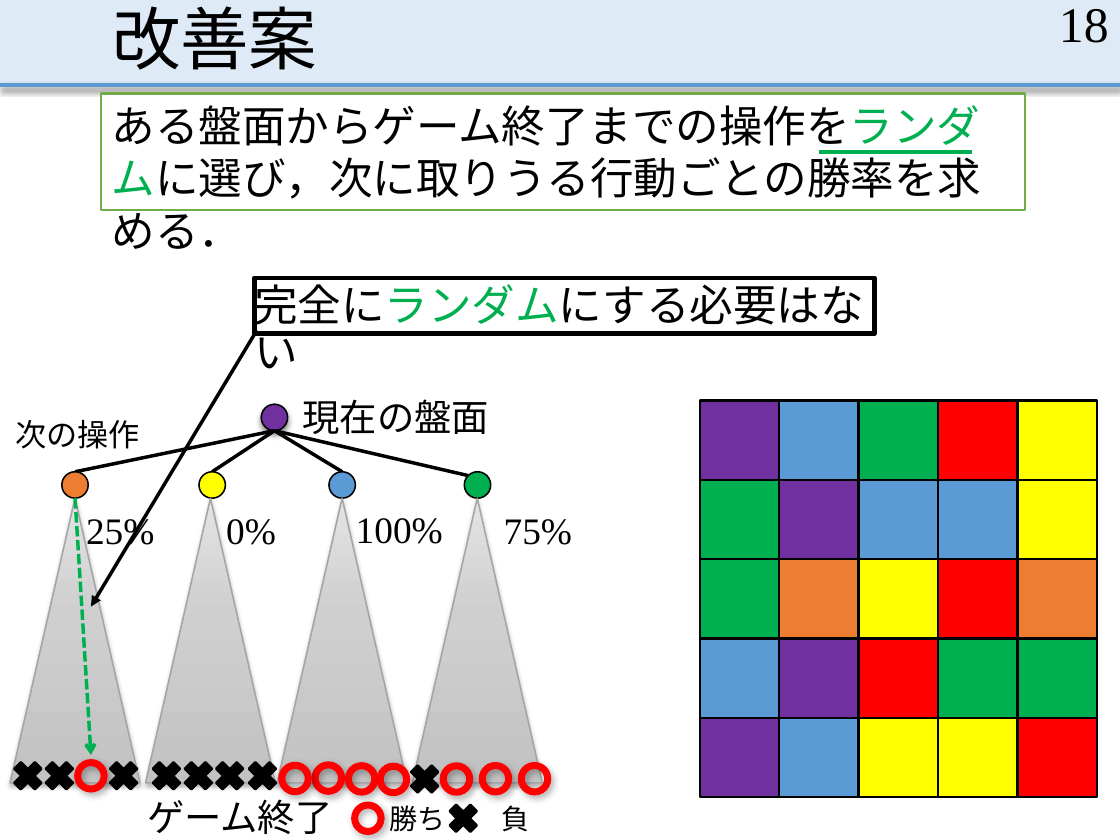
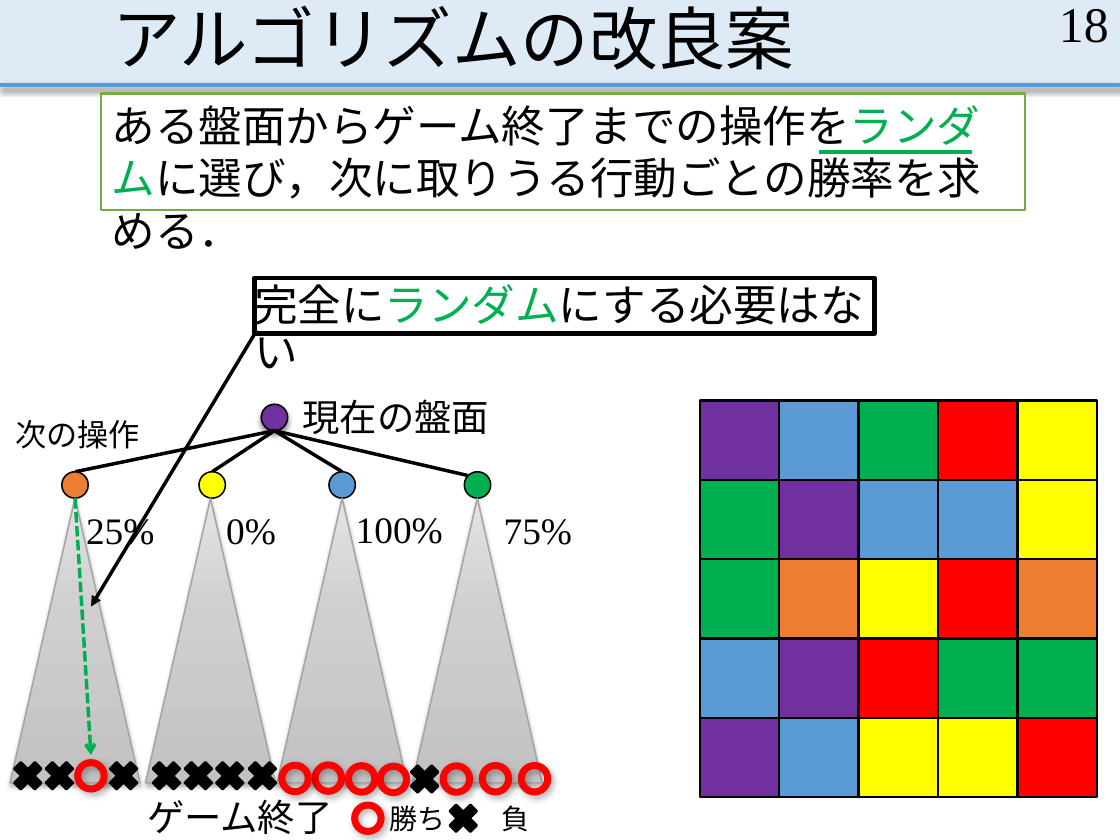
Before and after one commit to MasayaOda/SR, a slide deck: slide 18 of 190702oda.pptx. Drawn at 1120x840 pixels with LibreOffice and Linux fonts; fonts in the diff are those of the drawing. Boxes give left, top, right and bottom in pixels: in the first picture for what was removed or moved away, otherwise in the second. Text is boxed around its words. In the diff, an @@ line names an element or a change of style, - is before the commit and + after.

```diff
--- a/190702oda.pptx
+++ b/190702oda.pptx
@@ title at [112, 5, 794, 70]: text changed @@
-改善案
+アルゴリズムの改良案
```
Also in this commit, not shown: 7 other slides changed, 1 slide added.
